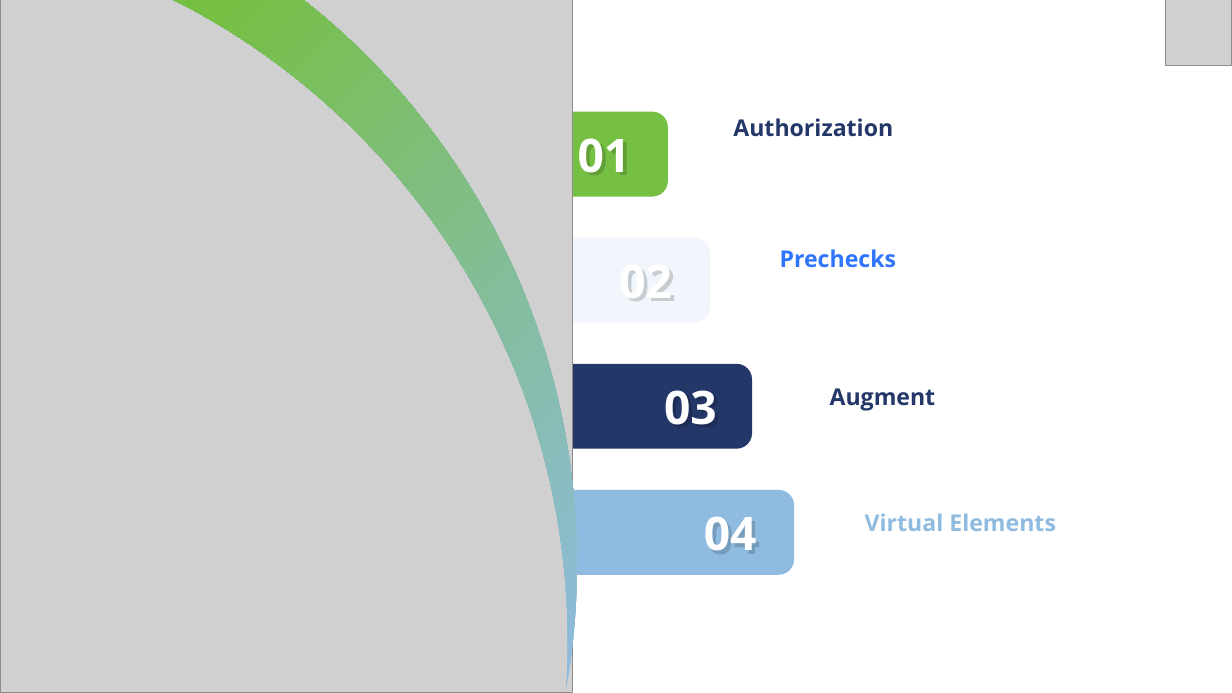
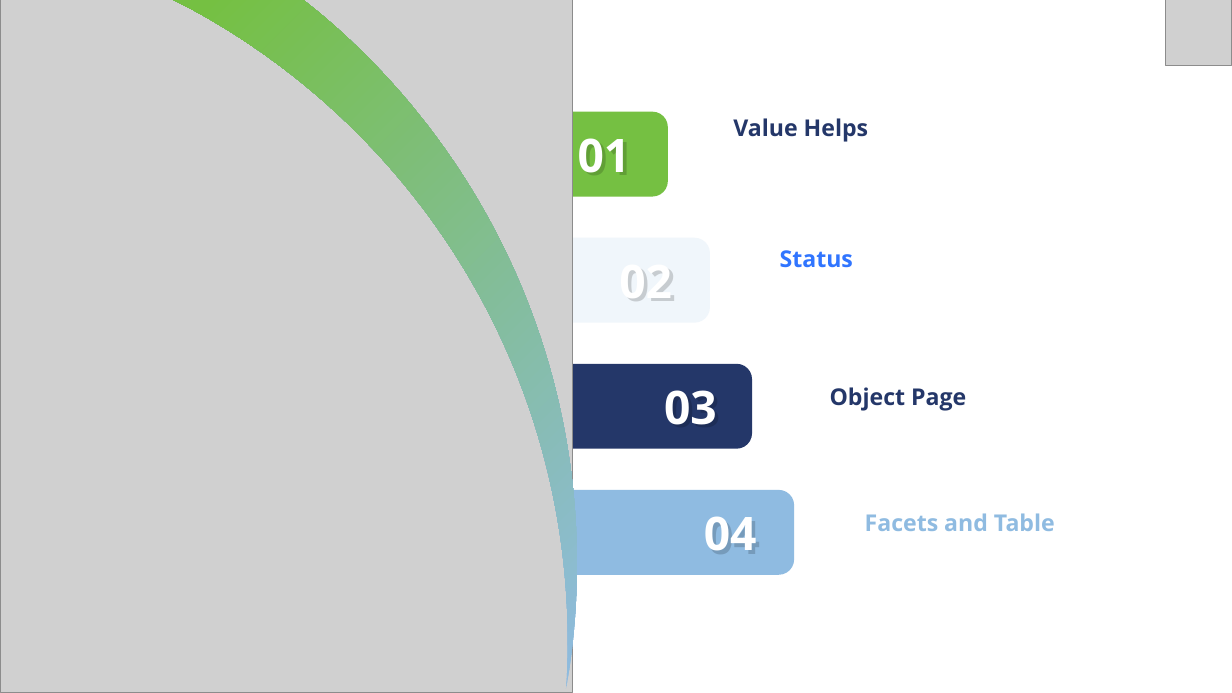
Before and after one commit to soyuztechnologies/CDS_AMDP_RAP_Training_60H, a slide deck: slide 3 of Day 10/DAY-10.pptx. Drawn at 1232x693 pixels with LibreOffice and Linux fonts; fonts in the diff are those of the drawing; grey boxes stand for pictures. Boxes give left, top, right and bottom in pixels: in the first picture for what was removed or moved away, otherwise in the second. Text is boxed around its words. In the diff, an @@ line names an element or a change of style, - is before the commit and + after.

```diff
--- a/Day 10/DAY-10.pptx
+++ b/Day 10/DAY-10.pptx
@@ text at bbox=[733, 118, 868, 142]: text changed @@
-Authorization
+Value Helps
@@ text at bbox=[780, 250, 853, 268]: text changed @@
-Prechecks
+Status
@@ text at bbox=[830, 387, 966, 411]: text changed @@
-Augment
+Object Page
@@ text at bbox=[865, 513, 1055, 531]: text changed @@
-Virtual Elements
+Facets and Table
```
Also in this commit, not shown: 3 other slides changed, 3 slides added, 3 slides removed, 17 other files.
